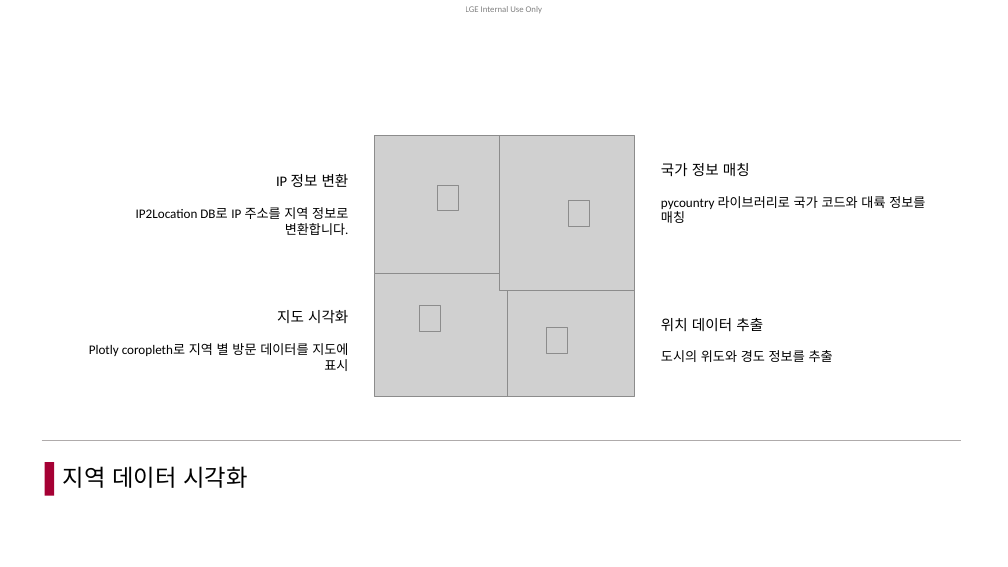
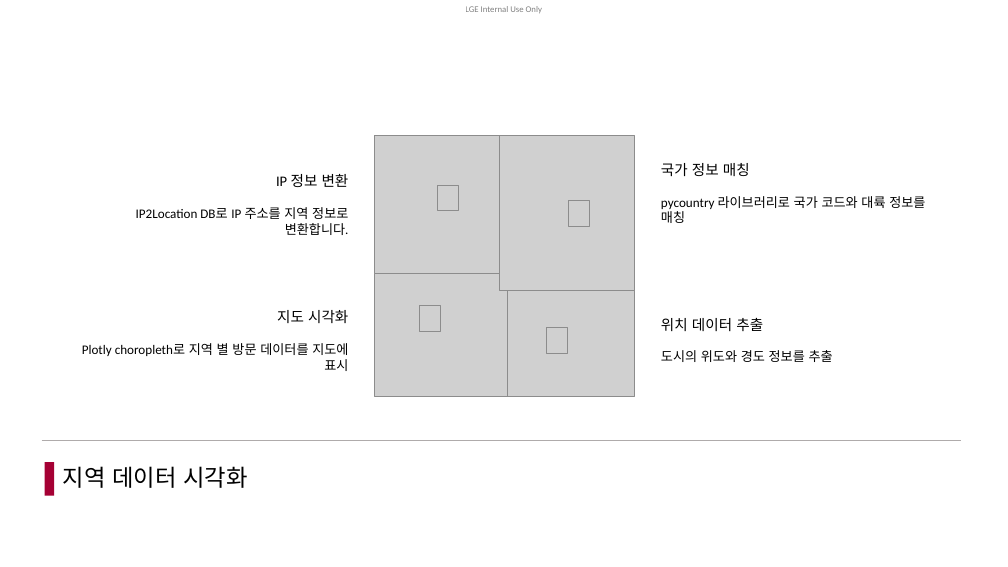
Before and after one commit to m3j2shy/Lovi_Dash, a slide deck: slide 13 of report/LG_부트캠프_09기_B반_결과보고서(3팀).pptx. Drawn at 1008x567 pixels with LibreOffice and Linux fonts; fonts in the diff are those of the drawing; grey boxes stand for pictures; background and template pictures are left out. Boxes give left, top, right and bottom in pixels: in the first picture for what was removed or moved away, otherwise in the second. Text is boxed around its words. In the diff, an @@ line names an element or a change of style, - is before the commit and + after.

```diff
--- a/report/LG_부트캠프_09기_B반_결과보고서(3팀).pptx
+++ b/report/LG_부트캠프_09기_B반_결과보고서(3팀).pptx
@@ text at bbox=[82, 343, 348, 371]: text changed @@
-Plotly coropleth로 지역 별 방문 데이터를 지도에 표시
+Plotly choropleth로 지역 별 방문 데이터를 지도에 표시
```
Also in this commit, not shown: 2 other slides changed.
